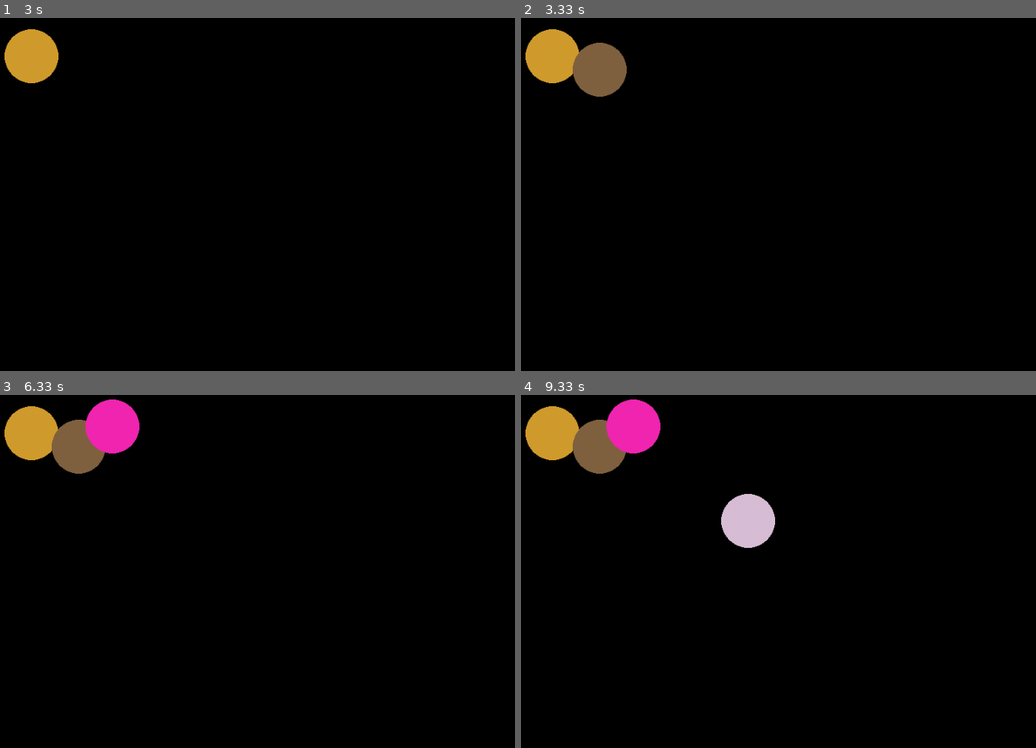
Above: before the commit, frames 1-4 (two rows, left to right).
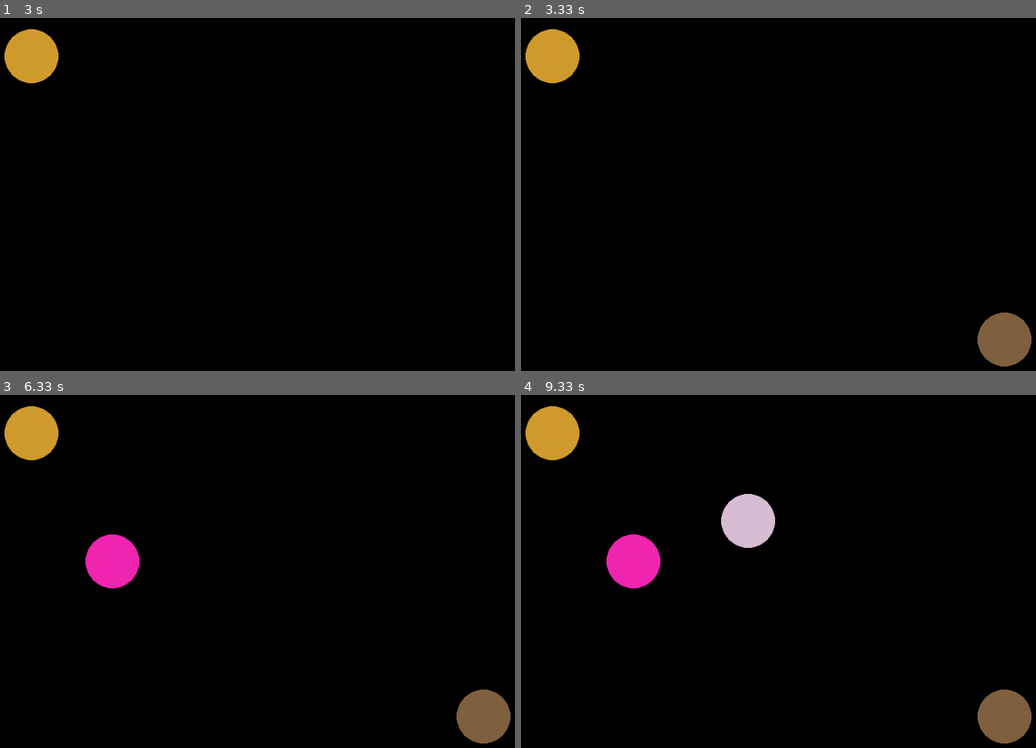
Above: after the commit, the same moments.

Repository: oleksiiborys/snake-pygame-ekids2021
Game: pygame game, started from eyes_exercises_1.py
Two runs of this game, one before a commit and one after it. Both use one fixed random seed, a clock stepped at 60 frames per second and the inputs below.
Inputs:
- Up to frame 1 (3 s): no input
- Up to frame 2 (3.33 s): no input
- Up to frame 3 (6.33 s): no input
- Up to frame 4 (9.33 s): no input

Frame 1 is identical in both runs. In frame 2, 2.5% of the frame differs, in the area x 10-100%, y 7-99%; in frame 3, 4.9%, in the area x 10-100%, y 1-99%; in frame 4, 4.9%.

Commit message:
arrays using example - coordinates changed

Diff:
--- a/eyes_exercises_1.py
+++ b/eyes_exercises_1.py
@@ -11,7 +11,7 @@
 
 radius = 40
 delay = 3
-center_positions = [(50, 70), (120, 90), (170, 60), (340, 200), (110, 700), (690, 300),
+center_positions = [(50, 70), (720, 490), (170, 260), (340, 200), (110, 700), (690, 300),
                     (random.randint(radius, dis_width-radius), random.randint(radius, dis_height-radius)),
                     (random.randint(radius, dis_width-radius), random.randint(radius, dis_height-radius)),
                     (random.randint(radius, dis_width-radius), random.randint(radius, dis_height-radius))]
